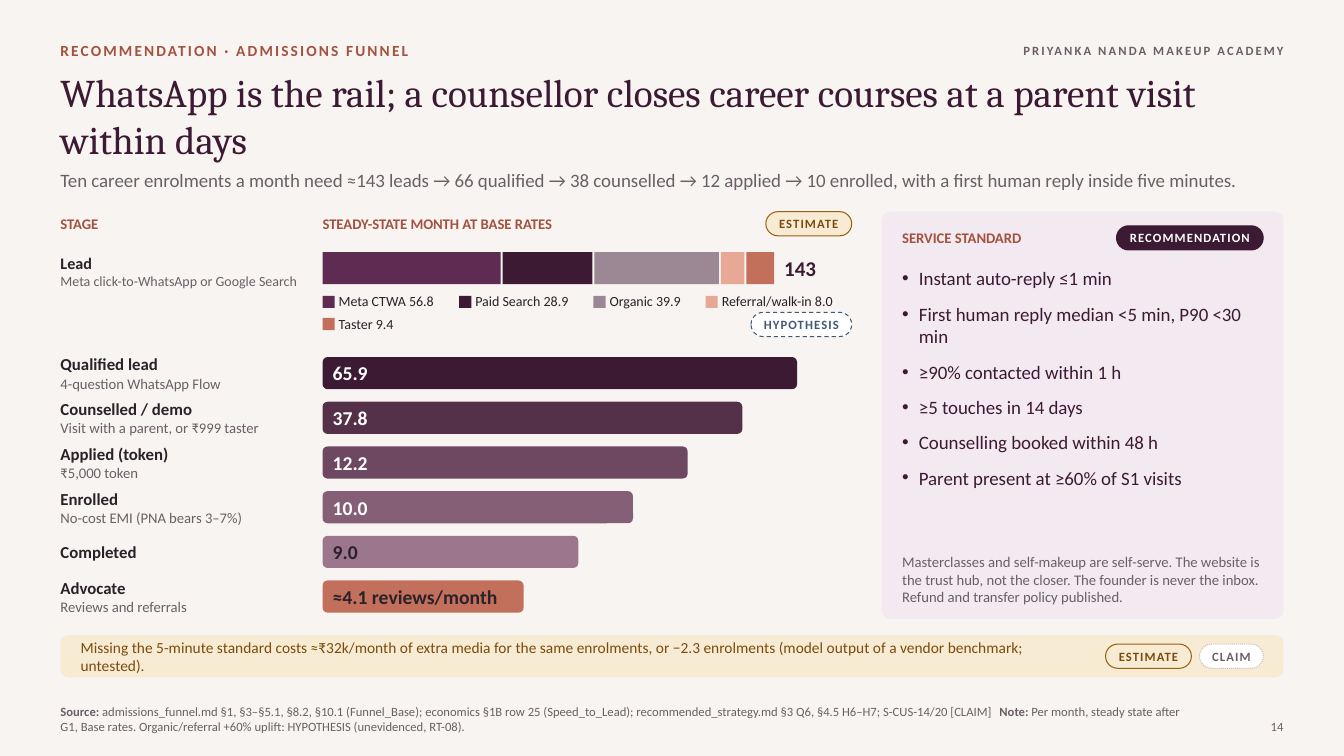
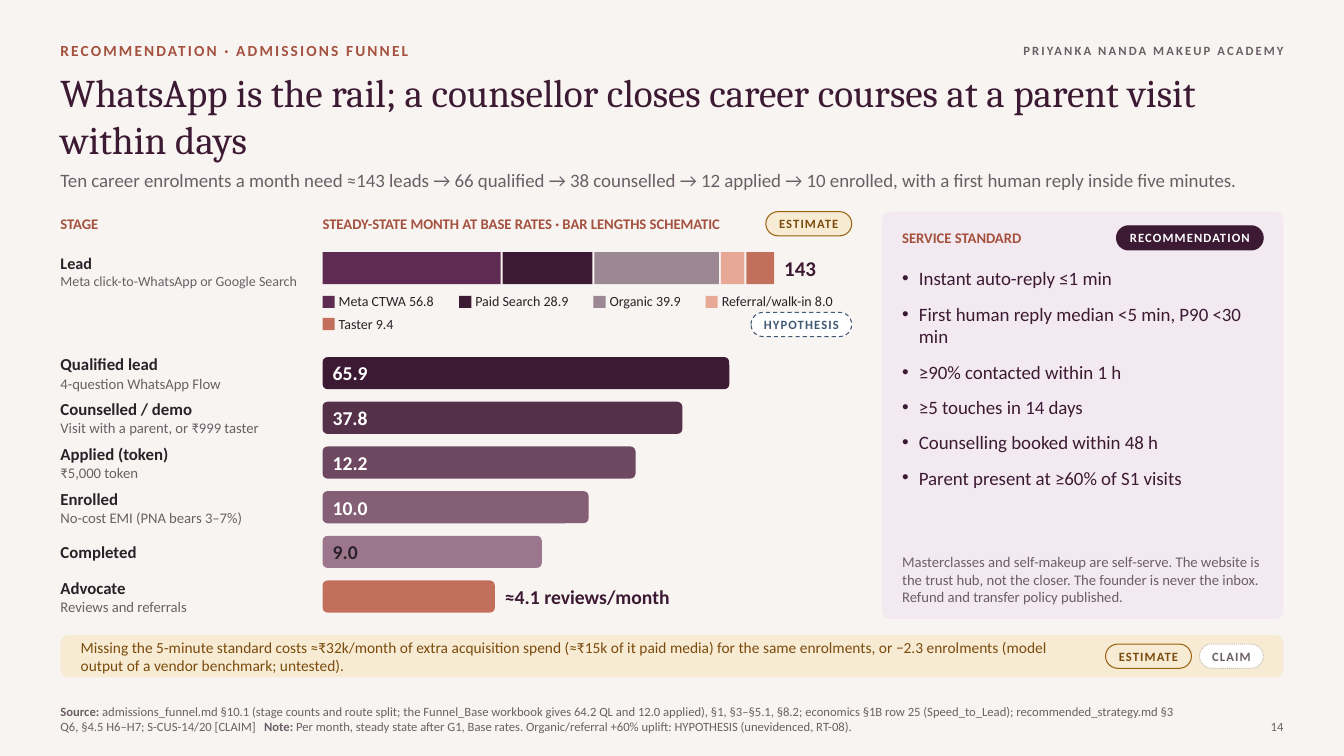
Before and after one commit to ravishchaaubey/apna-demo, a slide deck: slide 14 of priyanka_nanda_academy/final/Priyanka_Nanda_Academy_Growth_Strategy.pptx. Drawn at 1344x756 pixels with LibreOffice and Linux fonts; fonts in the diff are those of the drawing. Boxes give left, top, right and bottom in pixels: in the first picture for what was removed or moved away, otherwise in the second. Text is boxed around its words. In the diff, an @@ line names an element or a change of style, - is before the commit and + after.

```diff
--- a/priyanka_nanda_academy/final/Priyanka_Nanda_Academy_Growth_Strategy.pptx
+++ b/priyanka_nanda_academy/final/Priyanka_Nanda_Academy_Growth_Strategy.pptx
@@ text at box(323, 219, 720, 229): text changed @@
-STEADY-STATE MONTH AT BASE RATES
+STEADY-STATE MONTH AT BASE RATES · BAR LENGTHS SCHEMATIC
@@ rounded rectangle: place and size @@
-rounded rectangle at box(323, 357, 798, 389)
+rounded rectangle at box(323, 357, 730, 389)
@@ rounded rectangle: place and size @@
-rounded rectangle at box(323, 402, 743, 435)
+rounded rectangle at box(323, 402, 683, 435)
@@ rounded rectangle: place and size @@
-rounded rectangle at box(323, 447, 688, 479)
+rounded rectangle at box(323, 447, 635, 479)
@@ rounded rectangle: place and size @@
-rounded rectangle at box(323, 491, 633, 523)
+rounded rectangle at box(323, 491, 589, 523)
@@ rounded rectangle: place and size @@
-rounded rectangle at box(323, 536, 579, 569)
+rounded rectangle at box(323, 536, 541, 569)
@@ rounded rectangle: place and size @@
-rounded rectangle at box(323, 581, 524, 613)
+rounded rectangle at box(323, 581, 495, 613)
@@ text "≈4.1 reviews/month": place and size @@
-text "≈4.1 reviews/month" at box(333, 590, 497, 605)
+text "≈4.1 reviews/month" at box(505, 590, 669, 605)
@@ text "≈4.1 reviews/month" at box(505, 590, 669, 605): text colour #2B2129 to #3D1A33 @@
@@ text at box(81, 642, 1046, 674): text changed @@
-Missing the 5-minute standard costs ≈₹32k/month of extra media for the same enrolments, or −2.3 enrolments (model output of a vendor benchmark; untested).
+Missing the 5-minute standard costs ≈₹32k/month of extra acquisition spend (≈₹15k of it paid media) for the same enrolments, or −2.3 enrolments (model output of a vendor benchmark; untested).
@@ text at box(60, 707, 1174, 733): text changed @@
-Source: admissions_funnel.md §1, §3–§5.1, §8.2, §10.1 (Funnel_Base); economics §1B row 25 (Speed_to_Lead); recommended_strategy.md §3 Q6, §4.5 H6–H7; S-CUS-14/20 [CLAIM] Note: Per month, steady state after G1, Base rates. Organic/referral +60% uplift: HYPOTHESIS (unevidenced, RT-08).
+Source: admissions_funnel.md §10.1 (stage counts and route split; the Funnel_Base workbook gives 64.2 QL and 12.0 applied), §1, §3–§5.1, §8.2; economics §1B row 25 (Speed_to_Lead); recommended_strategy.md §3 Q6, §4.5 H6–H7; S-CUS-14/20 [CLAIM] Note: Per month, steady state after G1, Base rates. Organic/referral +60% uplift: HYPOTHESIS (unevidenced, RT-08).
```
Also in this commit, not shown: 28 other slides changed, 7 other files.
